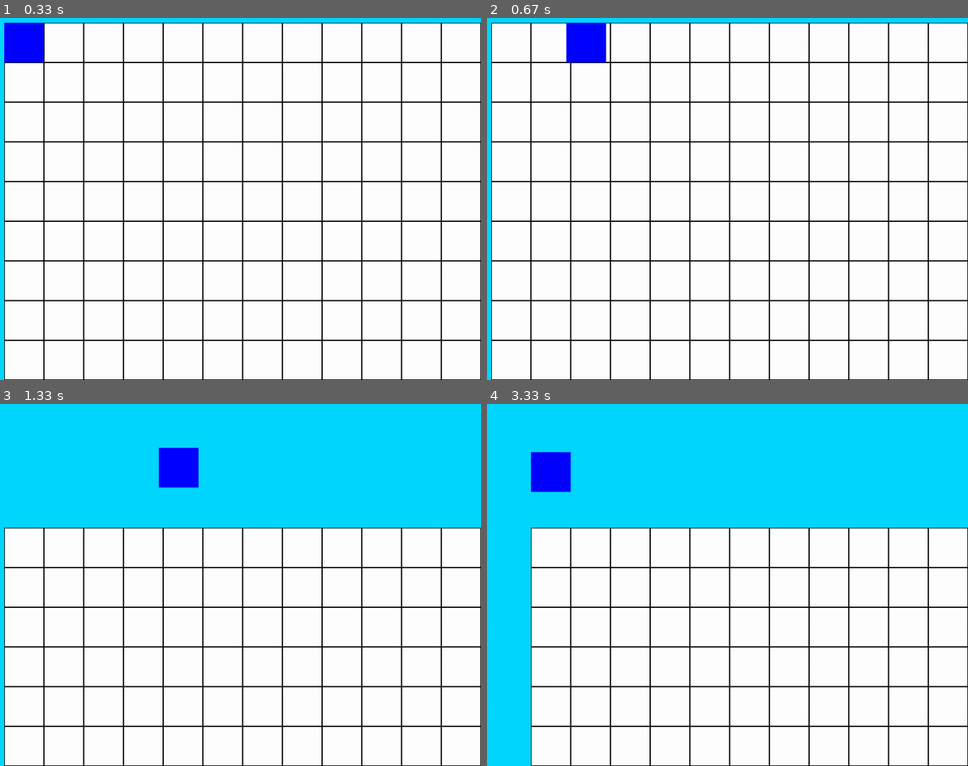
Above: before the commit, frames 1-4 (two rows, left to right).
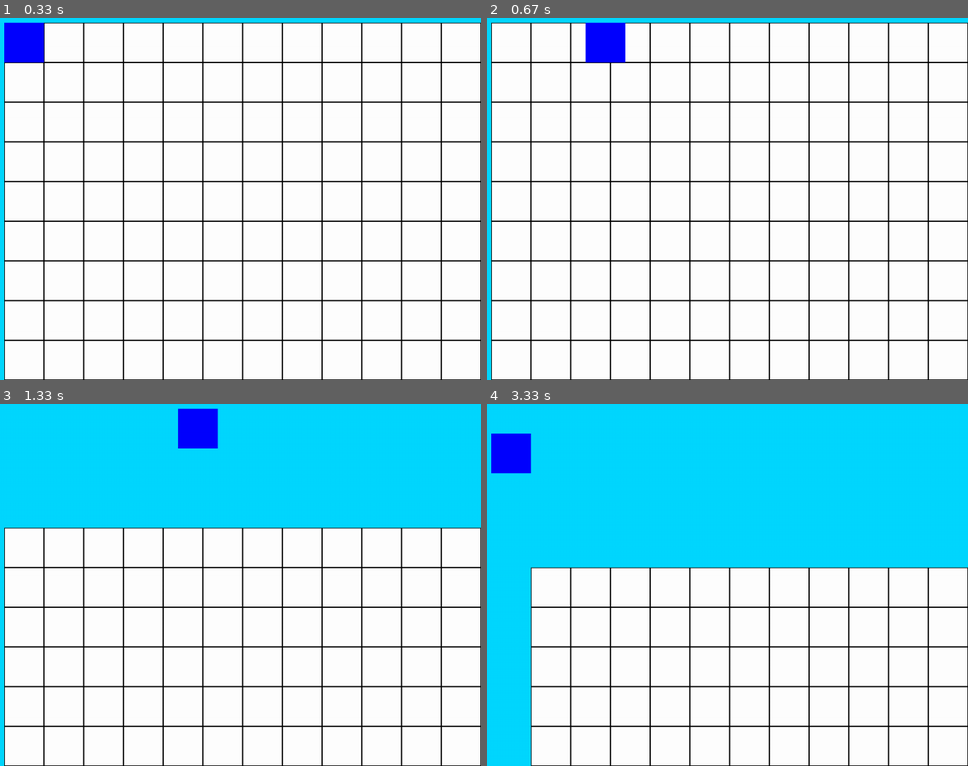
Above: after the commit, the same moments.

Repository: JonGift/Pygame-Rpg
Game: pygame game, started from main.py
Same seed, same stepped clock (60 frames per second), same inputs: the game is played once before the commit and once after it.
Inputs:
- Up to frame 1 (0.33 s): no input
- Up to frame 2 (0.67 s): hold Right from 0.33 s (still down)
- Up to frame 3 (1.33 s): release Right at 0.8 s; hold Up 0.83-1.13 s; hold Right from 1.17 s (still down)
- Up to frame 4 (3.33 s): release Right at 1.63 s; hold Left 1.67-2.2 s; hold Down 2.23-2.53 s; hold Left 2.57-2.97 s; hold Up from 3 s (still down)

Frame 1 is identical in both runs. In frame 2, 0.9% of the frame differs, in the area x 16-29%, y 1-13%; in frame 3, 1.9%; in frame 4, 12%, in the area x 0-100%, y 8-46%.

Commit message:
hopefully fixed player movement

Diff:
--- a/constants.py
+++ b/constants.py
@@ -33,4 +33,4 @@
 FPS = 60
 
 #The lower the number the faster the player will move
-PLAYER_SPEED = 10
+PLAYER_SPEED = 8
--- a/main.py
+++ b/main.py
@@ -60,13 +60,13 @@
 
         if event.type == pygame.KEYUP:
             if event.key == pygame.K_LEFT:
-                player.stop()
+                player.stop("left")
             elif event.key == pygame.K_RIGHT:
-                player.stop()
+                player.stop("right")
             elif event.key == pygame.K_UP:
-                player.stop()
+                player.stop("up")
             elif event.key == pygame.K_DOWN:
-                player.stop()
+                player.stop("down")
 
     temp.update(display_surface)
     player.update()
--- a/player.py
+++ b/player.py
@@ -65,9 +65,31 @@
             elif direction == "right":
                 self.move_queue = "right"
 
-    def stop(self):
-            self.finish_move = 1
-            self.move_delay = 0
+    def stop(self, direction):
+        if direction == "left":
+            if self.x_vel == -1:
+                self.finish_move = 1
+                self.move_delay = 0
+            elif self.move_queue == "left":
+                self.move_queue = ""
+        if direction == "right":
+            if self.x_vel == 1:
+                self.finish_move = 1
+                self.move_delay = 0
+            elif self.move_queue == "right":
+                self.move_queue = ""
+        if direction == "up":
+            if self.y_vel == 1:
+                self.finish_move = 1
+                self.move_delay = 0
+            elif self.move_queue == "up":
+                self.move_queue = ""
+        if direction == "down":
+            if self.y_vel == -1:
+                self.finish_move = 1
+                self.move_delay = 0
+            elif self.move_queue == "down":
+                self.move_queue = ""
 
 
 
